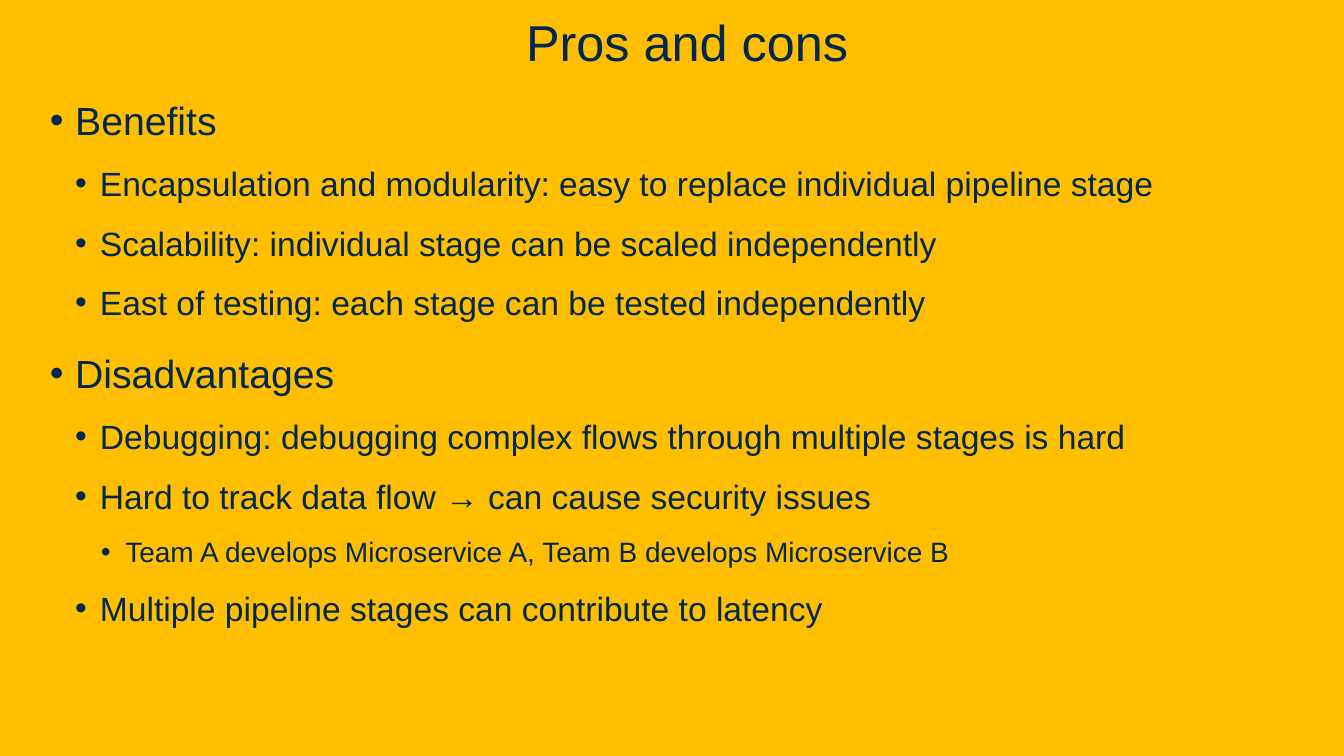
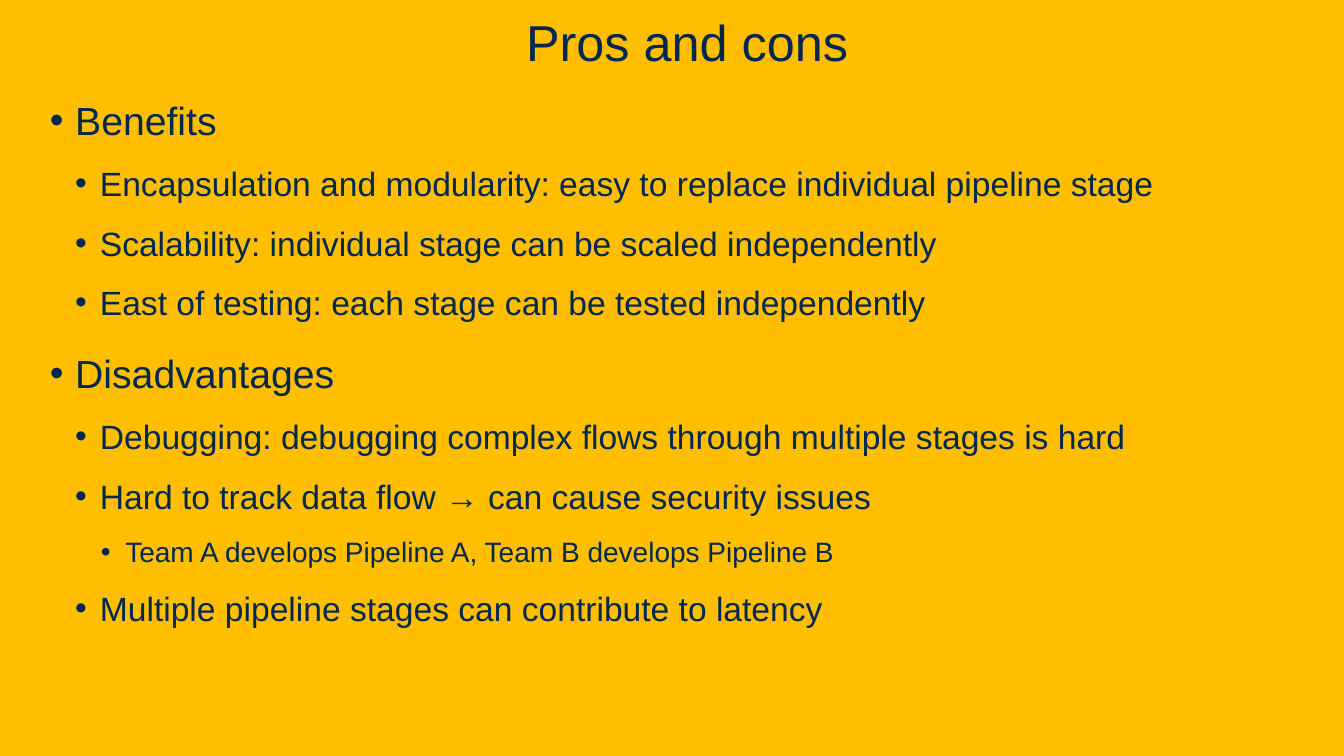
Before and after one commit to davsec-teaching/ECS160-Winter2025, a slide deck: slide 56 of slides/6_software_architecture.pptx (slide 20 before the commit). Drawn at 1344x756 pixels with LibreOffice and Linux fonts; fonts in the diff are those of the drawing; background and template pictures are left out. Boxes give left, top, right and bottom in pixels: in the first picture for what was removed or moved away, otherwise in the second. Text is boxed around its words. In the diff, an @@ line names an element or a change of style, - is before the commit and + after.

```diff
--- a/slides/6_software_architecture.pptx
+++ b/slides/6_software_architecture.pptx
@@ text at <box>125,541,834,568</box>: text changed @@
-    • Team A develops Microservice A, Team B develops Microservice B
+    • Team A develops Pipeline A, Team B develops Pipeline B
```
Also in this commit, not shown: 5 other slides changed, 36 slides added, 5 slides removed.
